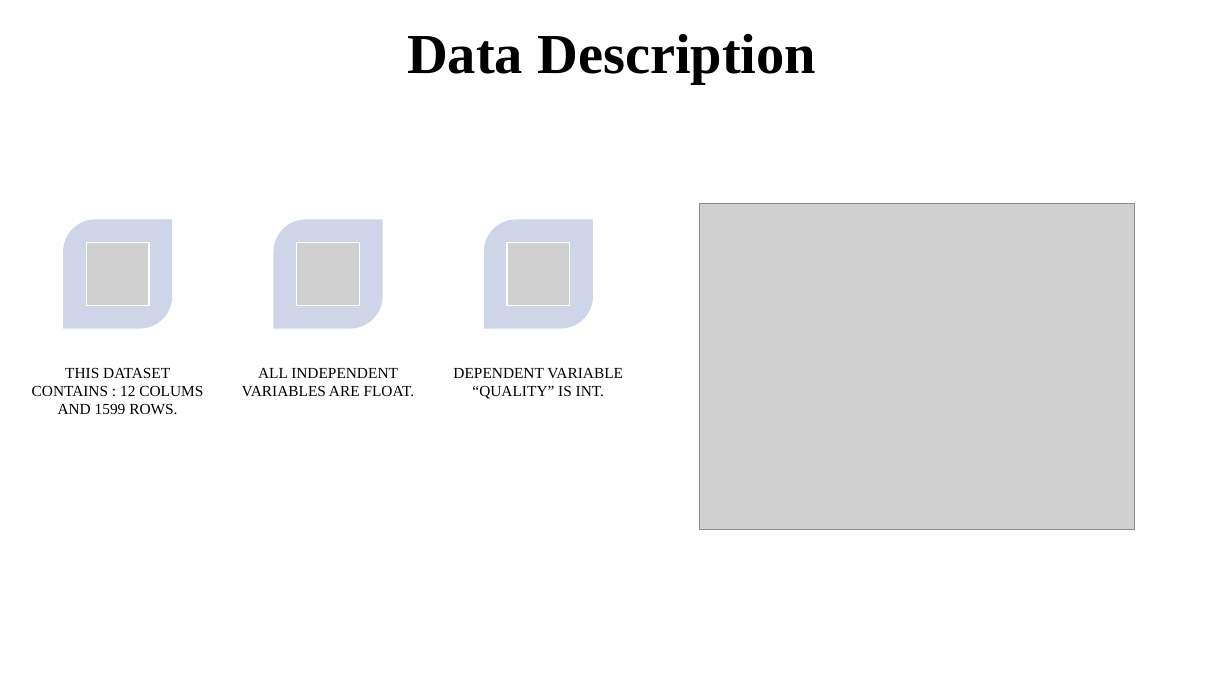
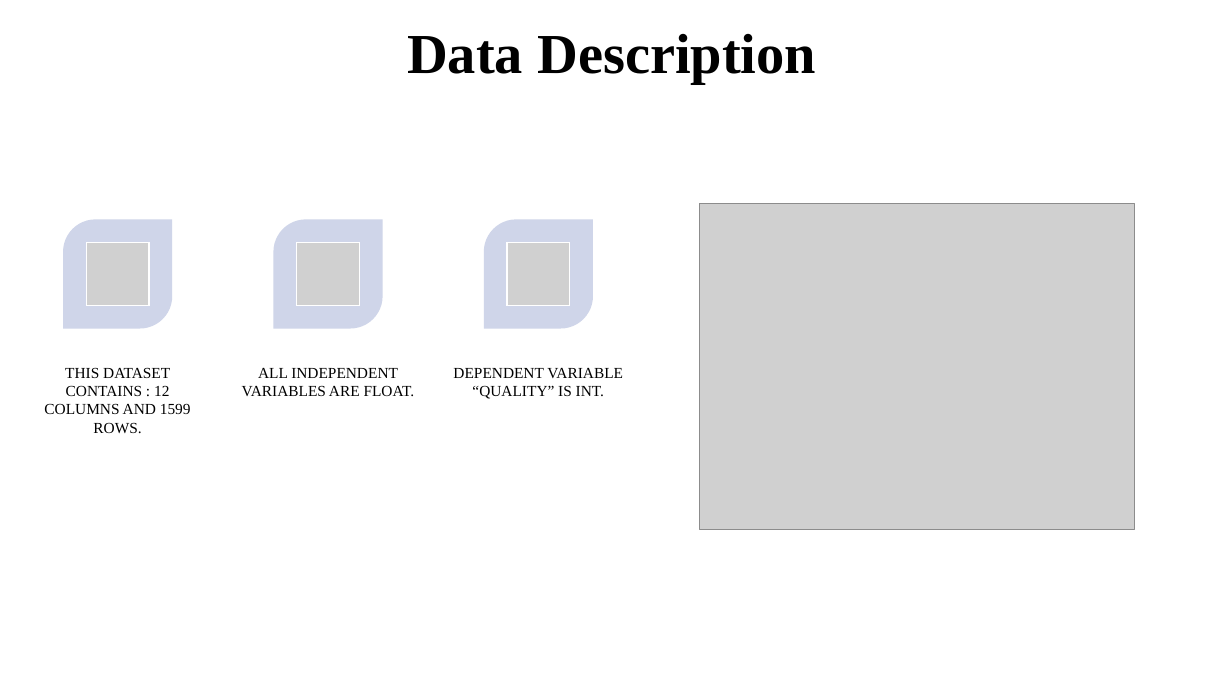
Before and after one commit to eliasturk/Red-wine-quality, a slide deck: slide 4 of Wine Quality.pptx. Drawn at 1232x693 pixels with LibreOffice and Linux fonts; fonts in the diff are those of the drawing; grey boxes stand for pictures. Boxes give left, top, right and bottom in pixels: in the first picture for what was removed or moved away, otherwise in the second. Text is boxed around its words. In the diff, an @@ line names an element or a change of style, - is before the commit and + after.

```diff
--- a/Wine Quality.pptx
+++ b/Wine Quality.pptx
@@ text at (x1=44, y1=367, x2=191, y2=433): text changed @@
-THIS DATASET CONTAINS : 12 COLUMS AND 1599 ROWS.
+THIS DATASET CONTAINS : 12 COLUMNS AND 1599 ROWS.
```
Also in this commit, not shown: 1 other slide changed, 1 slide added.
